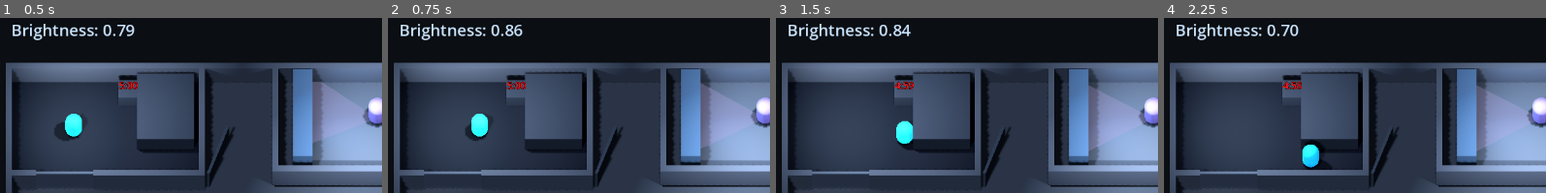
Above: before the commit, frames 1-4 (left to right).
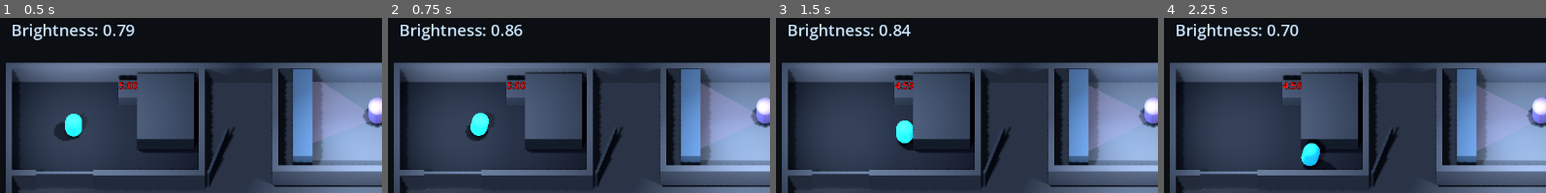
Above: after the commit, the same moments.

Repository: mrglass86/gmtk-gamejam-2026
Game: Godot game, scene res://scenes/Main.tscn
Two runs of this game, one before a commit and one after it. Both use one fixed random seed, a clock stepped at 60 frames per second and the inputs below.
Inputs (mouse positions are % of the whole screen's width and height, from its top left):
- Up to frame 1 (0.5 s): no input
- Up to frame 2 (0.75 s): move the mouse to (72, 51) at 0.52 s; hold D (move_right) from 0.53 s (still down); hold Shift (run) from 0.53 s (still down); click (72, 51) at 0.67 s
- Up to frame 3 (1.5 s): move the mouse to (30, 64) at 1.27 s; release D (move_right) at 1.28 s; release Shift (run) at 1.28 s; hold S (move_back) from 1.28 s (still down); tap E (interact) at 1.35 s
- Up to frame 4 (2.25 s): tap Shift (run) at 1.55 s; move the mouse to (60, 30) at 2.02 s; release S (move_back) at 2.03 s; hold D (move_right) from 2.03 s (still down); hold Shift (run) from 2.03 s (still down)
The pictures show only the part of the screen within x 0-50%, y 0-50%; the shares and areas given below are measured in that part.

Frame 1 is identical in both runs. In frame 2, 0.1% of the frame differs, in the area x 20-27%, y 54-71%; in frame 3, less than 0.1%; in frame 4, 0.2%, in the area x 35-45%, y 69-87%.

Commit message:
Add player movement texture

Diff:
--- a/game/scripts/Player.gd
+++ b/game/scripts/Player.gd
@@ -22,6 +22,15 @@
 @export var toys_surface_multiplier: float = 4.0
 @export_range(0.0, 1.0) var floor_normal_min_y: float = 0.5
 
+@export_group("Movement Texture")
+@export var sneak_hop_height: float = 0.06
+@export var run_hop_height: float = 0.10
+@export_range(0.0, 1.0) var landing_squash_amount: float = 0.08
+@export_range(0.0, 1.0) var landing_spread_amount: float = 0.04
+@export_range(0.0, 1.0) var landing_spring_overshoot: float = 0.035
+@export_range(0.01, 1.0) var landing_recovery_fraction: float = 0.35
+@export var run_forward_lean_degrees: float = 8.0
+
 @export_group("Snack")
 @export var snack_noise_loudness: float = 0.3
 @export var snack_noise_interval: float = 0.6
@@ -43,12 +52,20 @@
 var _current_surface_multiplier: float = 1.0
 var _capsule_mesh: MeshInstance3D
 var _capsule_material: StandardMaterial3D
+var _capsule_base_position: Vector3
+var _capsule_base_scale: Vector3 = Vector3.ONE
+var _capsule_base_rotation: Vector3
+var _step_cycle_has_landed: bool = false
 var _carrier: Node3D
 var _carry_offset: Vector3
 
 
 func _ready() -> void:
 	_capsule_mesh = get_node_or_null(capsule_mesh_path) as MeshInstance3D
+	if _capsule_mesh != null:
+		_capsule_base_position = _capsule_mesh.position
+		_capsule_base_scale = _capsule_mesh.scale
+		_capsule_base_rotation = _capsule_mesh.rotation
 	_setup_capsule_material()
 	_update_capsule_readout()
 
@@ -57,6 +74,7 @@
 	if _carrier != null:
 		velocity = Vector3.ZERO
 		global_position = _carrier.to_global(_carry_offset)
+		_reset_movement_texture()
 		_emit_snack_noise(delta)
 		_update_capsule_readout()
 		return
@@ -64,6 +82,7 @@
 	move_and_slide()
 	_update_surface_multiplier()
 	_emit_footsteps(delta)
+	_update_movement_texture()
 	_emit_snack_noise(delta)
 	_update_capsule_readout()
 
@@ -74,6 +93,7 @@
 		velocity.x = 0.0
 		velocity.z = 0.0
 		_footstep_elapsed = 0.0
+		_reset_movement_texture()
 
 
 func attach_to_carrier(carrier: Node3D, carry_offset: Vector3) -> void:
@@ -144,16 +164,82 @@
 	var horizontal_speed: float = Vector2(real_velocity.x, real_velocity.z).length()
 	if noise_multiplier <= 0.0 or horizontal_speed <= 0.0:
 		_footstep_elapsed = 0.0
+		_step_cycle_has_landed = false
+		return
+
+	var interval: float = run_footstep_interval if Input.is_action_pressed("run") else sneak_footstep_interval
+	if interval <= 0.0:
+		_footstep_elapsed = 0.0
+		_step_cycle_has_landed = false
 		return
 
 	_footstep_elapsed += delta
-	var interval: float = run_footstep_interval if Input.is_action_pressed("run") else sneak_footstep_interval
 	if _footstep_elapsed < interval:
 		return
 
 	_footstep_elapsed = fmod(_footstep_elapsed, interval)
+	_step_cycle_has_landed = true
 	var raw_loudness: float = noise_multiplier * _current_surface_multiplier
 	_emit_masked_noise(raw_loudness)
+
+
+func _update_movement_texture() -> void:
+	if _capsule_mesh == null:
+		return
+	var real_velocity: Vector3 = get_real_velocity()
+	var horizontal_speed_squared: float = Vector2(real_velocity.x, real_velocity.z).length_squared()
+	if input_locked or is_zero_approx(horizontal_speed_squared):
+		_reset_movement_texture()
+		return
+
+	var is_running: bool = Input.is_action_pressed("run")
+	var interval: float = run_footstep_interval if is_running else sneak_footstep_interval
+	if interval <= 0.0:
+		_reset_movement_texture()
+		return
+
+	var step_phase: float = clampf(_footstep_elapsed / interval, 0.0, 1.0)
+	var hop_height: float = run_hop_height if is_running else sneak_hop_height
+	_capsule_mesh.position = _capsule_base_position + Vector3.UP * sin(step_phase * PI) * hop_height
+
+	var vertical_scale: float = 1.0
+	var horizontal_scale: float = 1.0
+	if _step_cycle_has_landed and step_phase < landing_recovery_fraction:
+		var recovery_phase: float = clampf(
+			step_phase / maxf(landing_recovery_fraction, 0.01),
+			0.0,
+			1.0
+		)
+		var compression_weight: float = 1.0 - recovery_phase
+		var spring_weight: float = sin(recovery_phase * PI)
+		vertical_scale = (
+			1.0
+			- landing_squash_amount * compression_weight
+			+ landing_spring_overshoot * spring_weight
+		)
+		horizontal_scale = (
+			1.0
+			+ landing_spread_amount * compression_weight
+			- landing_spring_overshoot * spring_weight
+		)
+
+	_capsule_mesh.scale = Vector3(
+		_capsule_base_scale.x * horizontal_scale,
+		_capsule_base_scale.y * vertical_scale,
+		_capsule_base_scale.z * horizontal_scale
+	)
+	_capsule_mesh.rotation = _capsule_base_rotation
+	if is_running:
+		_capsule_mesh.rotation.x += deg_to_rad(run_forward_lean_degrees)
+
+
+func _reset_movement_texture() -> void:
+	_step_cycle_has_landed = false
+	if _capsule_mesh == null:
+		return
+	_capsule_mesh.position = _capsule_base_position
+	_capsule_mesh.scale = _capsule_base_scale
+	_capsule_mesh.rotation = _capsule_base_rotation
 
 
 func _emit_snack_noise(delta: float) -> void:
